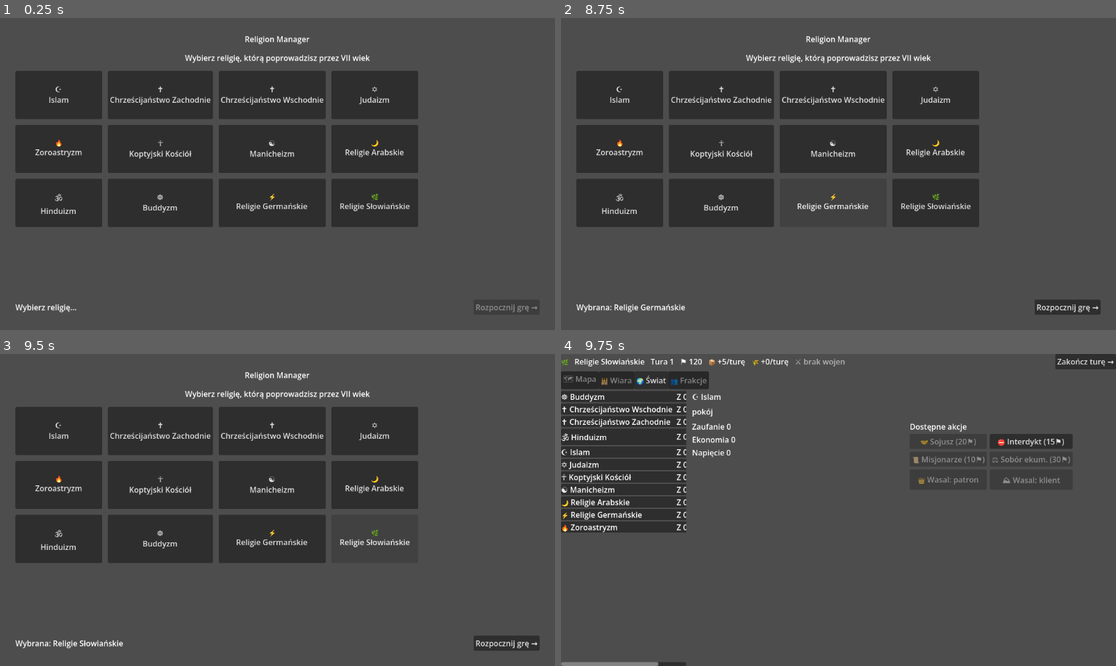
Above: before the commit, frames 1-4 (two rows, left to right).
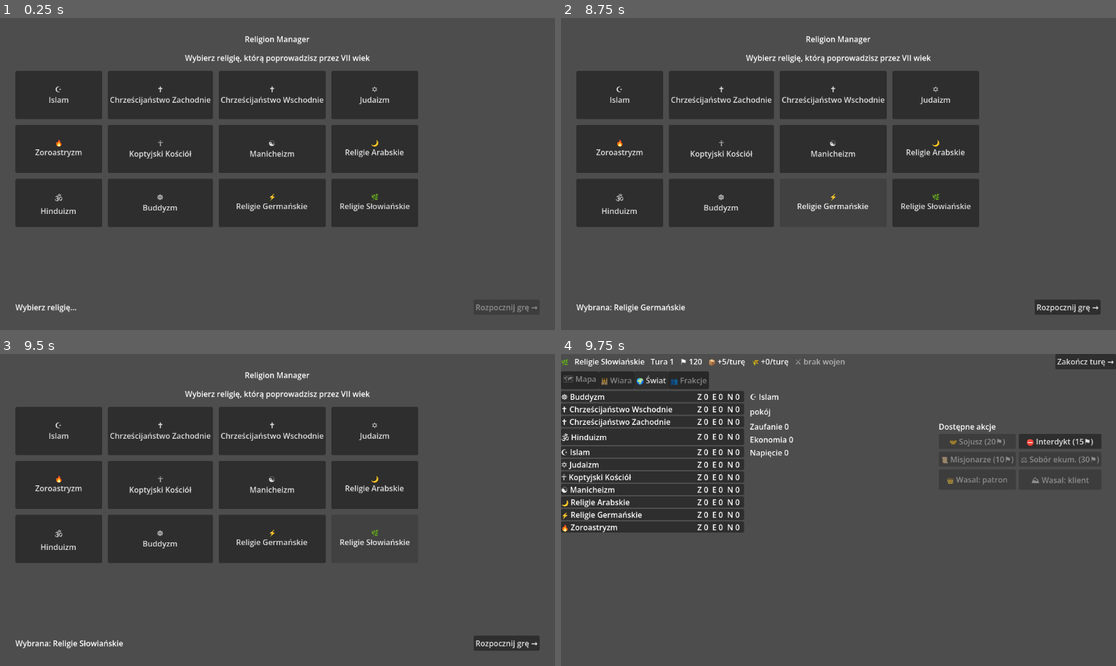
Above: after the commit, the same moments.

Repository: tomi77/church-manager
Game: Godot game, scene res://scenes/Main.tscn
The game is run twice, just before and just after one commit, with the same random seed, the same clock (stepped at 60 frames per second) and the same inputs.
Inputs:
- Up to frame 1 (0.25 s): no input
- Up to frame 2 (8.75 s): click "☪ Islam" at 0.5 s; click "✝ Chrześcijaństwo Zachodnie" at 1.25 s; click "✝ Chrześcijaństwo Wschodnie" at 2 s; click "✡ Judaizm" at 2.75 s; click "🔥 Zoroastryzm" at 3.5 s; click "☥ Koptyjski Kościół" at 4.25 s; click "☯ Manicheizm" at 5 s; click "🌙 Religie Arabskie" at 5.75 s; click "🕉 Hinduizm" at 6.5 s; click "☸ Buddyzm" at 7.25 s; click "⚡ Religie Germańskie" at 8 s
- Up to frame 3 (9.5 s): click "🌿 Religie Słowiańskie" at 8.75 s
- Up to frame 4 (9.75 s): click "Rozpocznij grę →" at 9.5 s

Frames 1-3 are identical in both runs. In frame 4, 6.0% of the frame differs, in the area x 0-98%, y 12-100%.

Commit message:
fix(ui): RelationList min_width 260 -> 380 dla pelnych nazw + Z/E/N
Najdluzsze nazwy religii ('† Chrześcijaństwo Wschodnie', '† Chrześcijaństwo
Zachodnie') przy 260 px wypychaly kolumny Z/E/N poza prawa krawedz panelu.
Wartosci napiec/zaufania/ekonomii byly niewidoczne w liscie. 380 px daje
miejsce na pelna nazwe + 3 kolumny ZEN + marker + scrollbar.

Diff:
--- a/scenes/ui/world/RelationList.tscn
+++ b/scenes/ui/world/RelationList.tscn
@@ -4,7 +4,7 @@
 
 [node name="RelationList" type="ScrollContainer"]
 script = ExtResource("1")
-custom_minimum_size = Vector2(260, 0)
+custom_minimum_size = Vector2(380, 0)
 
 [node name="ItemsVBox" type="VBoxContainer" parent="."]
 unique_name_in_owner = true
